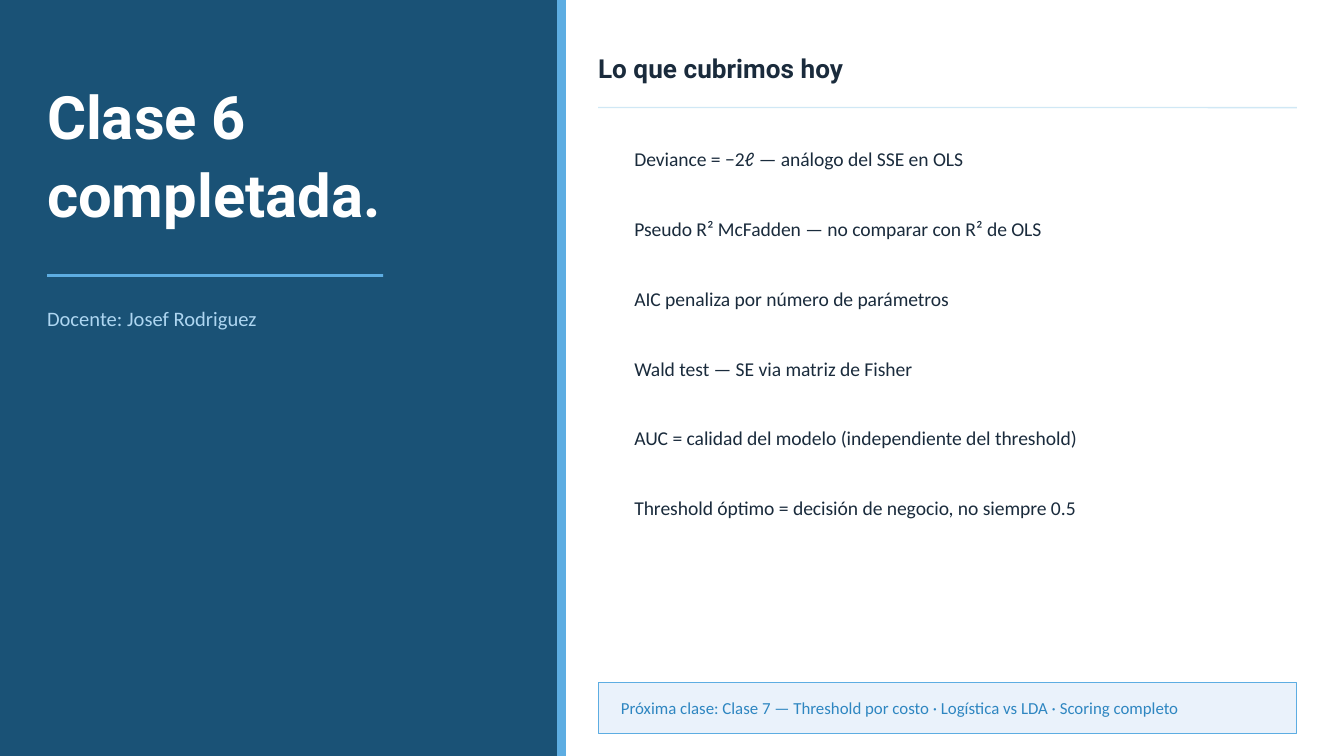
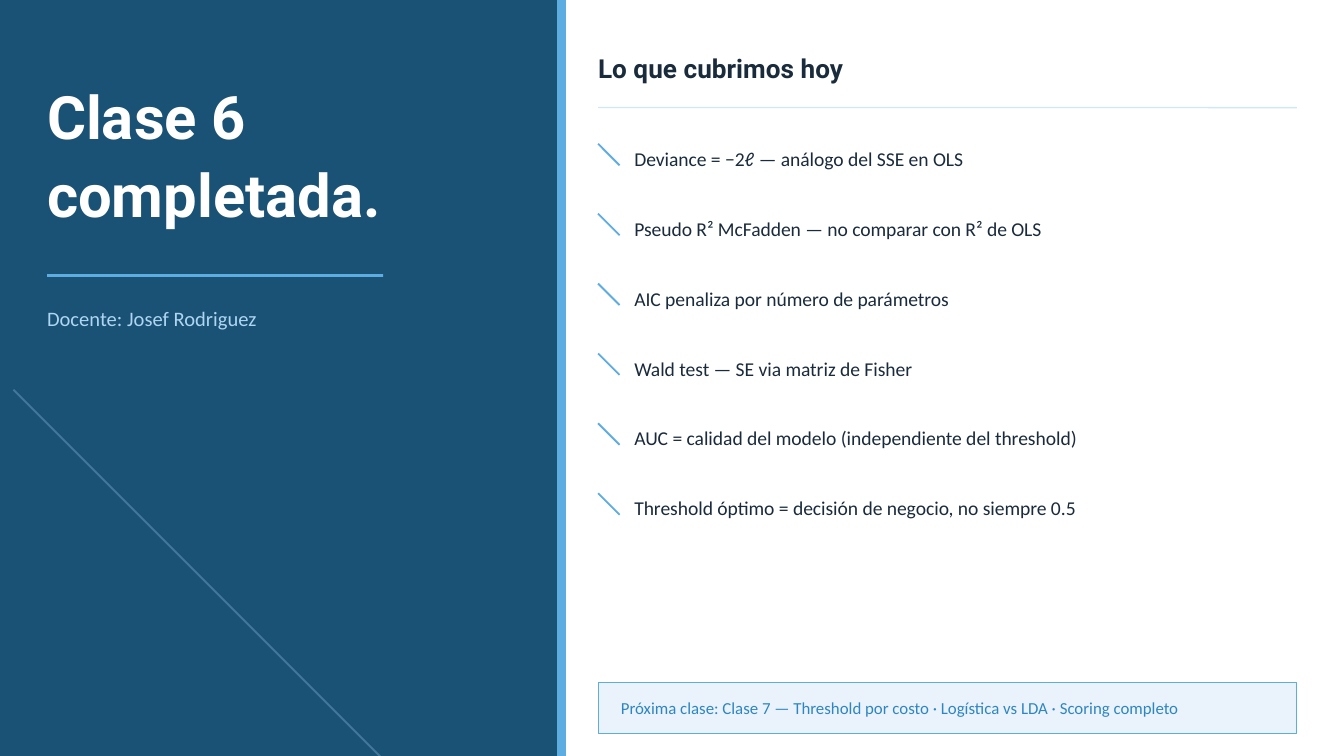
Before and after one commit to josefrodrim/modelos_estadisticos, a slide deck: slide 7 of Clase_6/PPTs/Clase06_Evaluacion_Logistica.pptx. Drawn at 1344x756 pixels with LibreOffice and Linux fonts; fonts in the diff are those of the drawing. Boxes give left, top, right and bottom in pixels: in the first picture for what was removed or moved away, otherwise in the second. Text is boxed around its words. In the diff, an @@ line names an element or a change of style, - is before the commit and + after.

```diff
--- a/Clase_6/PPTs/Clase06_Evaluacion_Logistica.pptx
+++ b/Clase_6/PPTs/Clase06_Evaluacion_Logistica.pptx
@@ oval removed at (x1=598, y1=144, x2=620, y2=165) @@
@@ line added from (598, 144) to (620, 165), #5DADE2 1 pt @@
@@ oval removed at (x1=598, y1=214, x2=620, y2=235) @@
@@ line added from (598, 214) to (620, 235), #5DADE2 1 pt @@
@@ oval removed at (x1=598, y1=284, x2=620, y2=305) @@
@@ line added from (598, 284) to (620, 305), #5DADE2 1 pt @@
@@ oval removed at (x1=598, y1=353, x2=620, y2=375) @@
@@ line added from (598, 353) to (620, 375), #5DADE2 1 pt @@
@@ oval removed at (x1=13, y1=390, x2=538, y2=756) @@
@@ line added from (13, 390) to (538, 756), #AED6F1 1 pt @@
@@ oval removed at (x1=598, y1=423, x2=620, y2=445) @@
@@ line added from (598, 423) to (620, 445), #5DADE2 1 pt @@
@@ oval removed at (x1=598, y1=493, x2=620, y2=515) @@
@@ line added from (598, 493) to (620, 515), #5DADE2 1 pt @@
```
Also in this commit, not shown: 2 other slides changed, 6 other files.
